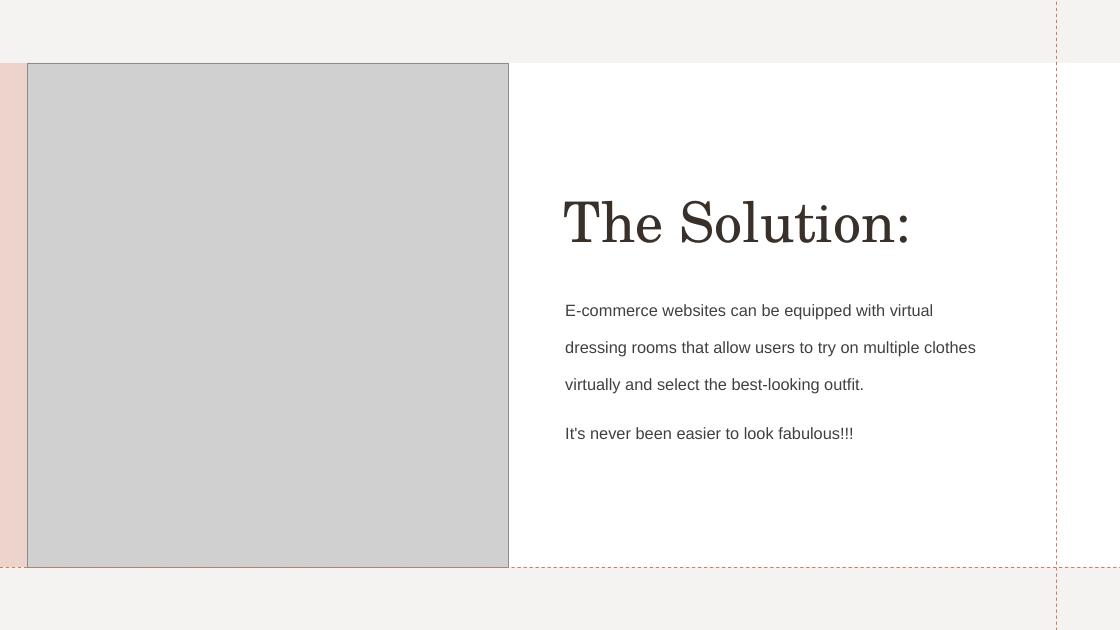
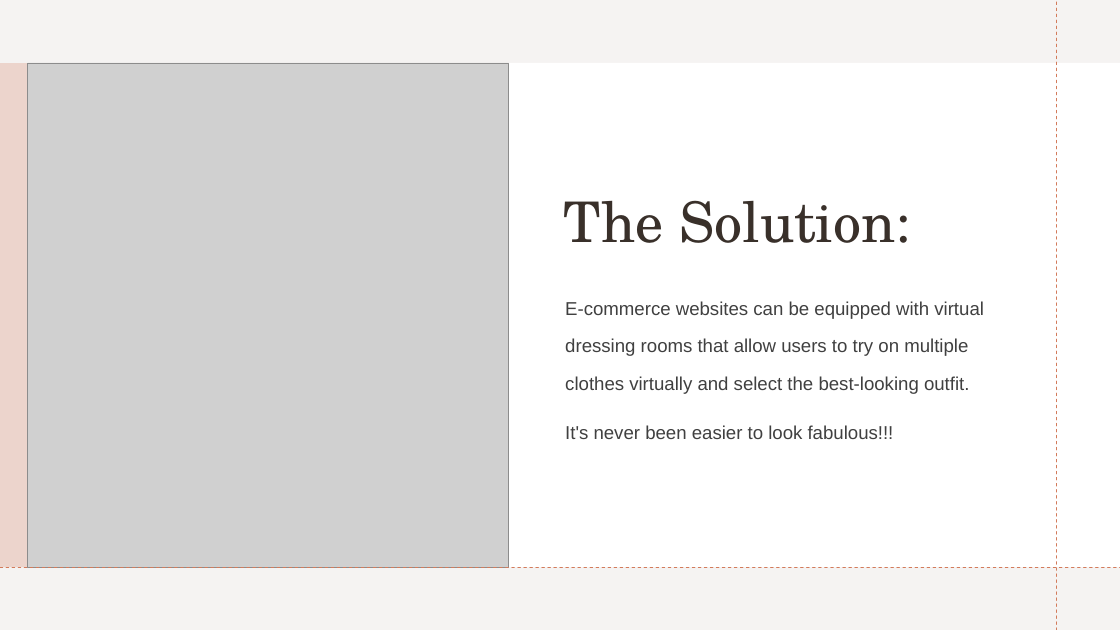
Before and after one commit to shirsneh/virtual_clothes_try_on_assistant, a slide deck: slide 3 of project presentation.pptx. Drawn at 1120x630 pixels with LibreOffice and Linux fonts; fonts in the diff are those of the drawing; grey boxes stand for pictures. Boxes give left, top, right and bottom in pixels: in the first picture for what was removed or moved away, otherwise in the second. Text is boxed around its words. In the diff, an @@ line names an element or a change of style, - is before the commit and + after.

```diff
--- a/project presentation.pptx
+++ b/project presentation.pptx
@@ subtitle "E-commerce websites can be equipped ..." at (x1=565, y1=301, x2=984, y2=439): size 14 to 16 pt @@
```
Also in this commit, not shown: 9 other slides changed, 3 slides added, 1 other file.
